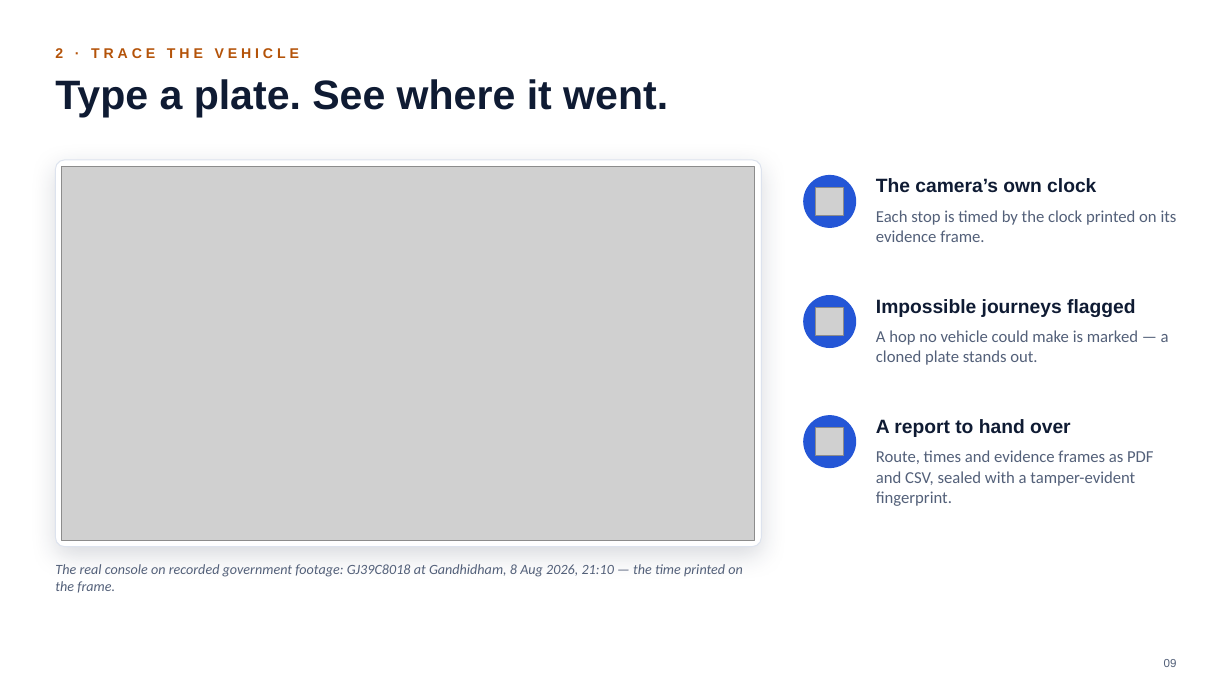
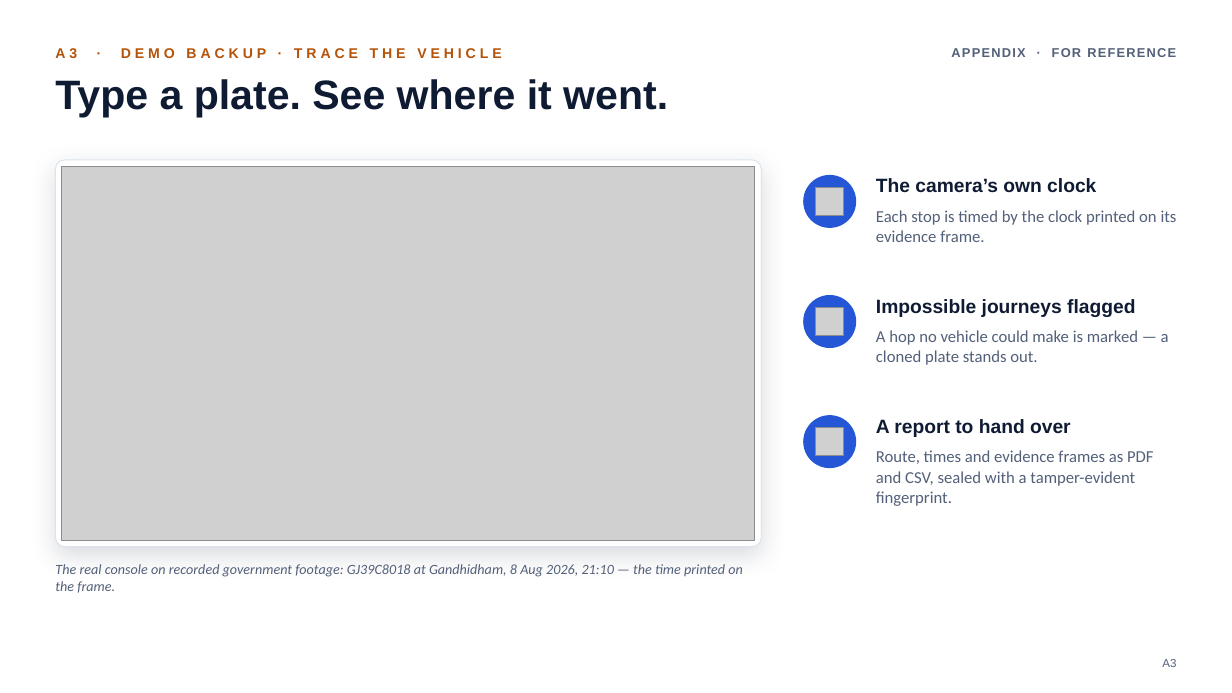
Before and after one commit to parthpatel643/sentinel-hackathon, a slide deck: slide 16 of docs/Sentinel-Finale-Pitch.pptx (slide 9 before the commit). Drawn at 1232x693 pixels with LibreOffice and Linux fonts; fonts in the diff are those of the drawing; grey boxes stand for pictures. Boxes give left, top, right and bottom in pixels: in the first picture for what was removed or moved away, otherwise in the second. Text is boxed around its words. In the diff, an @@ line names an element or a change of style, - is before the commit and + after.

```diff
--- a/docs/Sentinel-Finale-Pitch.pptx
+++ b/docs/Sentinel-Finale-Pitch.pptx
@@ text at box(55, 48, 501, 58): text changed @@
-2 · TRACE THE VEHICLE
+A3 · DEMO BACKUP · TRACE THE VEHICLE
@@ text added at box(951, 48, 1176, 57), 10 pt, text #536079, bold @@
+APPENDIX · FOR REFERENCE
@@ text at box(1162, 659, 1176, 667): text changed @@
-09
+A3
```
Also in this commit, not shown: 18 other slides changed, 2 slides added, 2 slides removed, 3 other files.
